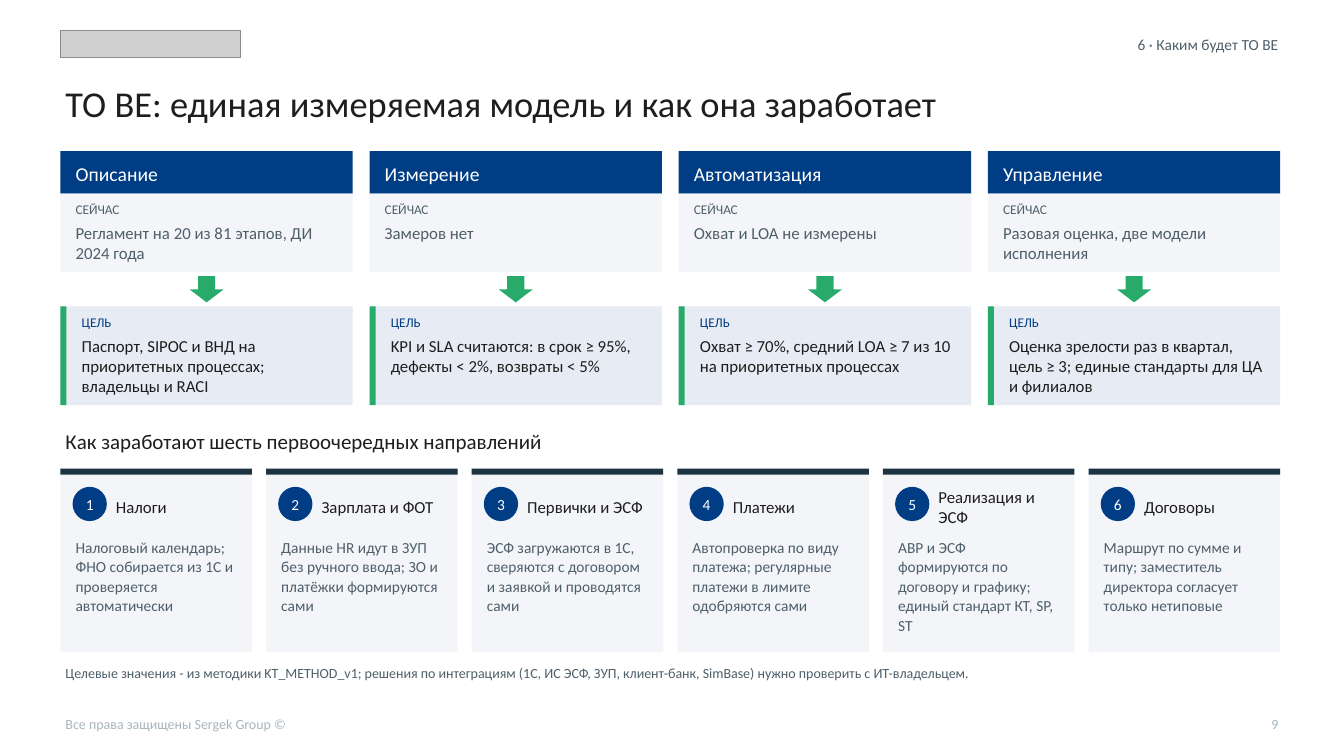
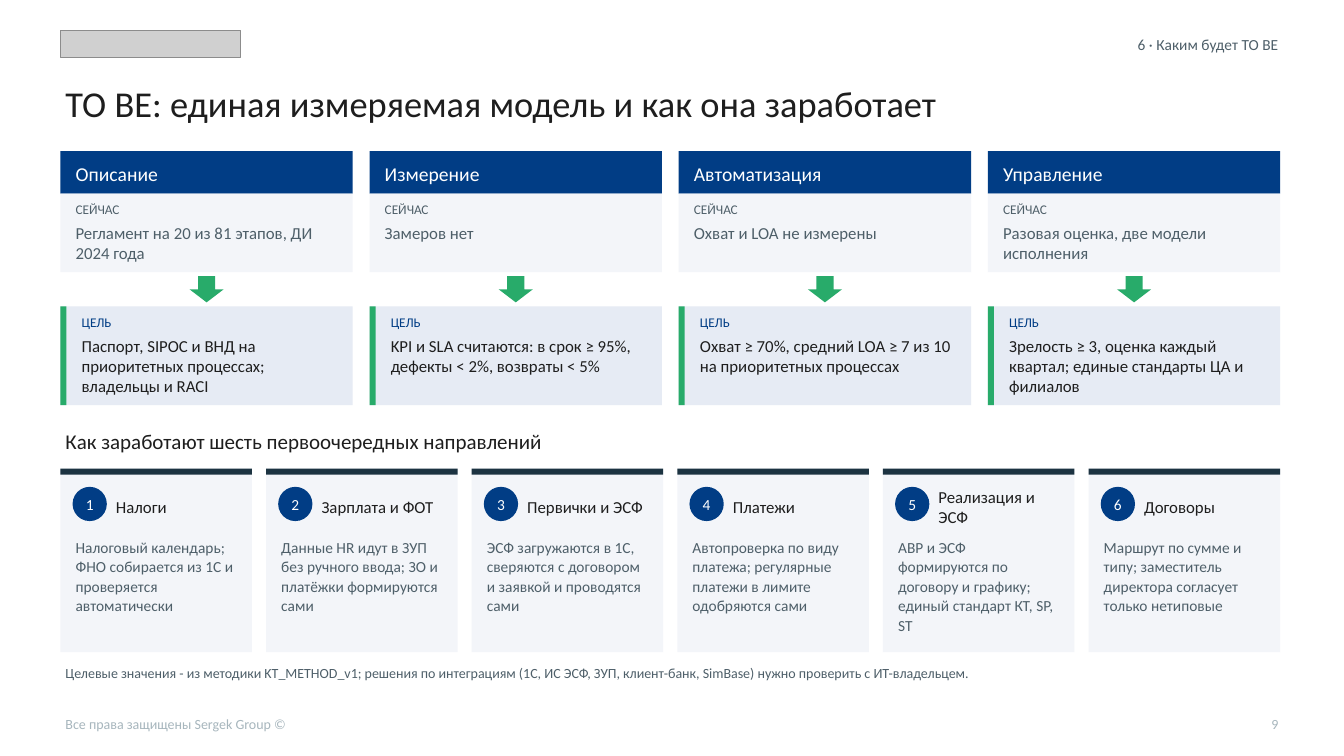
Before and after one commit to TemeshevProject/acoounting, a slide deck: slide 9 of presentation/accounting_processes_deck_brand.pptx. Drawn at 1344x756 pixels with LibreOffice and Linux fonts; fonts in the diff are those of the drawing; grey boxes stand for pictures. Boxes give left, top, right and bottom in pixels: in the first picture for what was removed or moved away, otherwise in the second. Text is boxed around its words. In the diff, an @@ line names an element or a change of style, - is before the commit and + after.

```diff
--- a/presentation/accounting_processes_deck_brand.pptx
+++ b/presentation/accounting_processes_deck_brand.pptx
@@ text at box(1009, 340, 1243, 395): text changed @@
-Оценка зрелости раз в квартал, цель ≥ 3; единые стандарты для ЦА и филиалов
+Зрелость ≥ 3, оценка каждый квартал; единые стандарты ЦА и филиалов
```
Also in this commit, not shown: 1 other file.
